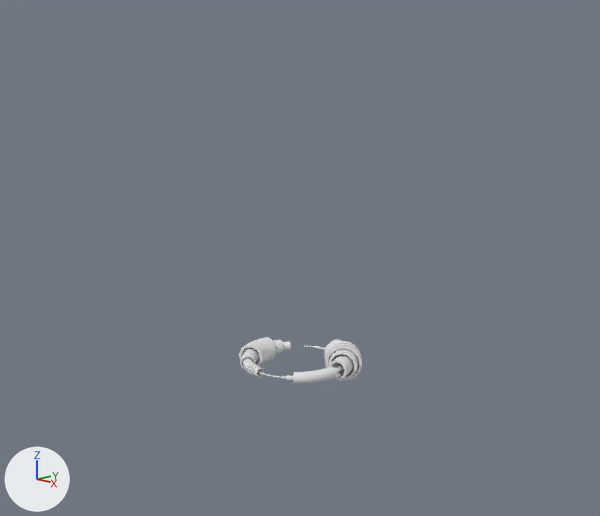
The Blender file tubes.blend as it was, and as the next commit left it.
Before and after are seen from a 50 mm lens placed at (12.08, -11.25, 5.82), pointed at (0.14, -0.01, 2.22). Arrows for +X, +Y and +Z are at lower left; the lights stay in place.
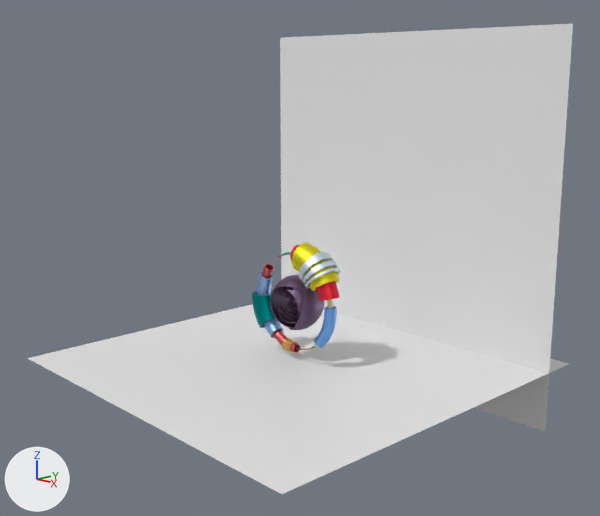
Location of each change, [x1, y1, x2, y2] in pixels of the pictures (600 x 516 px):
'Plane.001', added: after [280, 24, 573, 432]
'Plane', added: after [27, 304, 569, 494]
'Sphere', added (purple): after [270, 275, 324, 330]
'Torus.012', moved: before [325, 341, 362, 381]; after [299, 251, 341, 289]
'Torus.005', recoloured, moved, turned: before [239, 337, 276, 366]; after [252, 291, 275, 328]
'Torus.009', recoloured, moved: before [293, 366, 337, 384]; after [314, 306, 337, 348]
'Torus.013', recoloured, moved: before [325, 346, 354, 379]; after [290, 245, 339, 301]
'Torus.011', recoloured, moved: before [328, 349, 358, 380]; after [297, 248, 340, 291]
'Torus.001', moved: before [243, 341, 291, 378]; after [262, 264, 300, 353]
'Torus.010', moved: before [324, 339, 358, 371]; after [292, 243, 324, 282]
'Torus.006', moved: before [240, 349, 260, 370]; after [257, 290, 283, 338]
'Torus.004', moved: before [247, 340, 283, 360]; after [257, 271, 273, 294]
'Torus.003', moved: before [243, 341, 279, 362]; after [257, 281, 276, 327]
'Torus', moved: before [286, 347, 343, 381]; after [290, 252, 333, 348]

The change, as a diff of the scene's bpy script:
```diff
--- a/tubes.blend.py
+++ b/tubes.blend.py
@@ me_torus_005 @@
 me_torus_005.from_pydata(...)  # 576 vertices, 540 faces; spans x -1.206..-0.734, y -0.462..0.312, z -0.206..0.206
+me_torus_005.materials.append(mat_material_015)  # cyan #038c8c
@@ me_torus_012 @@
 me_torus_012.from_pydata(...)  # 756 vertices, 720 faces; spans x 0.621..1.122, y -0.793..0.098, z -0.122..0.122
+me_torus_012.materials.append(mat_material_014)  # blue #79aef2
@@ me_torus_013 @@
 me_torus_013.from_pydata(...)  # 1080 vertices, 1044 faces; spans x 0.454..1.156, y -0.299..0.975, z -0.156..0.156
+me_torus_013.materials.append(mat_material_009)  # red #ff384a
@@ me_torus_015 @@
 me_torus_015.from_pydata(...)  # 576 vertices, 540 faces; spans x -1.245..-0.697, y -0.474..0.32, z -0.245..0.245
+me_torus_015.materials.append(mat_material_006)  # yellow #f9ed32
@@ me_plane_001 @@
+me_plane_001.from_pydata([(-4.0, -4.0, 0.0), (4.0, -4.0, 0.0), (-4.0, 4.0, 0.0), (4.0, 4.0, 0.0)], [], [(0, 1, 3, 2)])
@@ ob_torus @@
 ob_torus = bpy.data.objects.new('Torus', me_torus)
+ob_torus.parent = ob_tube_transform
 ob_torus.location = (0.0, 0.0, 0.0)
@@ ob_torus_001 @@
 ob_torus_001 = bpy.data.objects.new('Torus.001', me_torus_001)
+ob_torus_001.parent = ob_tube_transform
 ob_torus_001.location = (0.0, 0.0, 0.0)
@@ ob_torus_004 @@
 ob_torus_004 = bpy.data.objects.new('Torus.004', me_torus_004)
+ob_torus_004.parent = ob_tube_transform
 ob_torus_004.location = (0.0, 0.0, 0.0)
@@ ob_torus_005 @@
 ob_torus_005 = bpy.data.objects.new('Torus.005', me_torus_005)
+ob_torus_005.parent = ob_tube_transform
 ob_torus_005.location = (0.0, 0.0, 0.0)
-ob_torus_005.rotation_euler = (0.0, 0.0, 0.141)  # degrees (0, 0, 8.1)
+ob_torus_005.rotation_euler = (0.0, 0.0, 0.273)  # degrees (0, 0, 16)
 _m = ob_torus_005.modifiers.new('Solidify', 'SOLIDIFY')
@@ ob_torus_003 @@
 ob_torus_003 = bpy.data.objects.new('Torus.003', me_torus_003)
+ob_torus_003.parent = ob_tube_transform
 ob_torus_003.location = (0.0, 0.0, 0.0)
@@ ob_torus_006 @@
 ob_torus_006 = bpy.data.objects.new('Torus.006', me_torus_007)
+ob_torus_006.parent = ob_tube_transform
 ob_torus_006.location = (0.0, 0.0, 0.0)
@@ ob_torus_009 @@
 ob_torus_009 = bpy.data.objects.new('Torus.009', me_torus_012)
+ob_torus_009.parent = ob_tube_transform
 ob_torus_009.location = (0.0, 0.0, 0.0)
@@ ob_torus_013 @@
 ob_torus_013 = bpy.data.objects.new('Torus.013', me_torus_013)
+ob_torus_013.parent = ob_tube_transform
 ob_torus_013.location = (0.0, 0.0, 0.0)
@@ ob_torus_010 @@
 ob_torus_010 = bpy.data.objects.new('Torus.010', me_torus_014)
+ob_torus_010.parent = ob_tube_transform
 ob_torus_010.location = (0.0, 0.0, 0.0)
@@ ob_torus_011 @@
 ob_torus_011 = bpy.data.objects.new('Torus.011', me_torus_015)
+ob_torus_011.parent = ob_tube_transform
 ob_torus_011.location = (0.0, 0.0, 0.0)
@@ ob_torus_012 @@
 ob_torus_012 = bpy.data.objects.new('Torus.012', me_torus_016)
+ob_torus_012.parent = ob_tube_transform
 ob_torus_012.location = (0.0, 0.0, 0.0)
@@ ob_tube_transform @@
+ob_tube_transform = bpy.data.objects.new('Tube transform', None)
+ob_tube_transform.location = (0.0, 0.0, 1.284)
+ob_tube_transform.rotation_euler = (1.571, 0.0, 0.0)  # degrees (90, 0, 0)
@@ ob_plane_001 @@
+ob_plane_001 = bpy.data.objects.new('Plane.001', me_plane_001)
+ob_plane_001.location = (0.0, 3.2, 2.74)
+ob_plane_001.rotation_euler = (1.571, 0.0, 0.0)  # degrees (90, 0, 0)
@@ ob_sphere @@
+ob_sphere = bpy.data.objects.new('Sphere', me_sphere_001)  # 2209 vertices, 2304 faces; spans x -1.0..1.0, y -1.0..1.0, z -1.0..0.0; in mat_material_001 (purple #7a6180); modifiers SOLIDIFY, BEVEL, ARRAY
+ob_sphere.location = (0.0, 0.0, 1.28)
+ob_sphere.rotation_euler = (0.0, 1.058, -1.745)  # degrees (0, 61, -100)
+ob_sphere.scale = (0.181, 0.181, 0.181)
@@ ob_sphere_transform @@
+ob_sphere_transform = bpy.data.objects.new('Sphere transform', None)
+ob_sphere_transform.location = (0.0, 0.0, 1.284)
+ob_sphere_transform.rotation_euler = (1.987, -0.0446, -0.623)  # degrees (114, -2.6, -36)
+ob_sphere_transform.scale = (0.191, 0.191, 0.191)
@@ ob_plane @@
+ob_plane = bpy.data.objects.new('Plane', me_plane_001.copy())
+ob_plane.location = (0.0, 0.0, 0.0)
```
